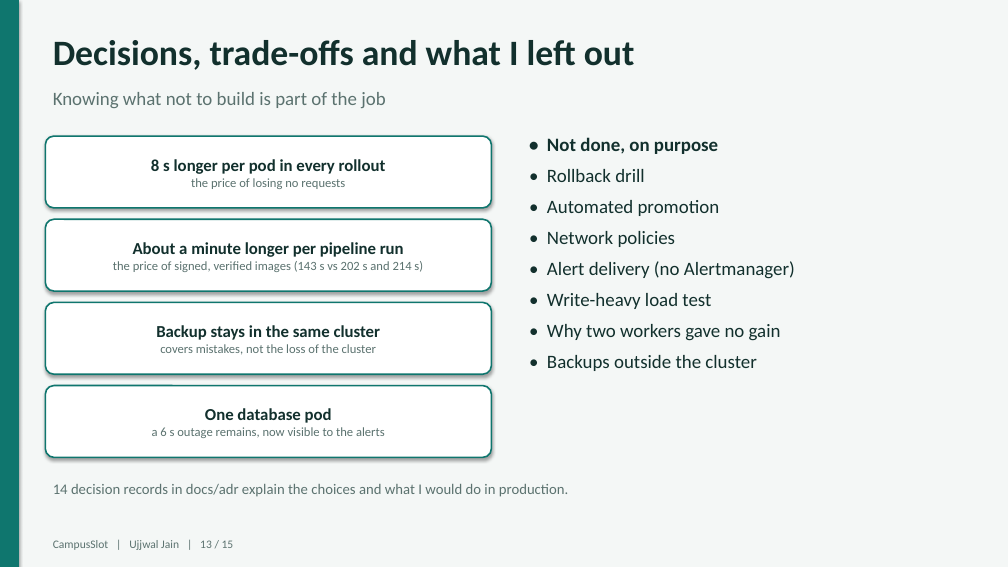
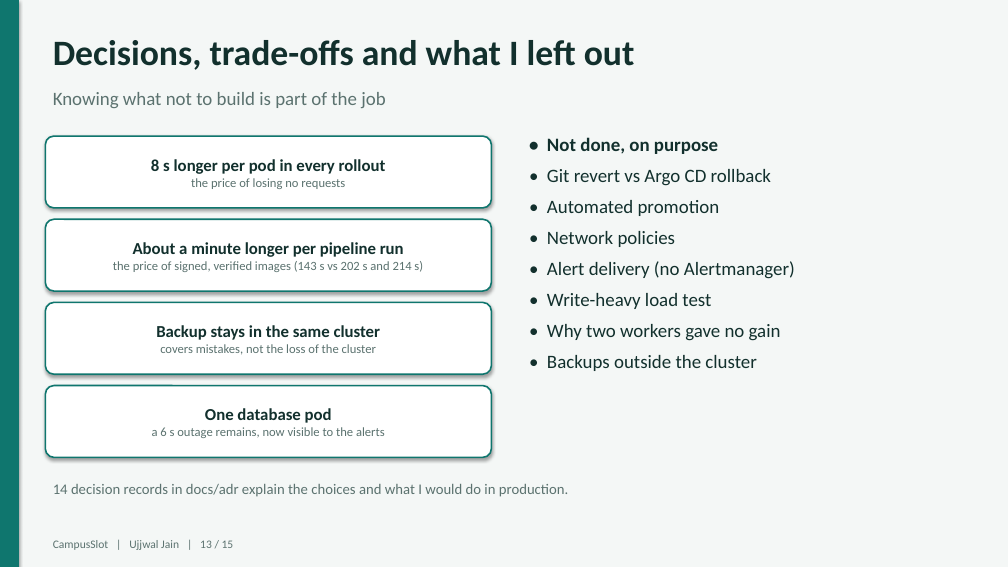
Before and after one commit to Ujjwaljain16/campusslot, a slide deck: slide 13 of docs/presentation/CampusSlot-final-presentation.pptx. Drawn at 1008x567 pixels with LibreOffice and Linux fonts; fonts in the diff are those of the drawing. Boxes give left, top, right and bottom in pixels: in the first picture for what was removed or moved away, otherwise in the second. Text is boxed around its words. In the diff, an @@ line names an element or a change of style, - is before the commit and + after.

Commit message:
Add the bad release drill: automatic rollback measured, with a control, and the demo guide (#17)
A deliberately broken release (the container listens on the wrong port) is deployed with helm upgrade
--atomic and a 60 s timeout chosen from measured rollouts. Three runs: first signal at 3.6 to 5.4 s,
automatic rollback at 62 s, previous release alone at 72 s, 0 of 4800 user requests failed. Without
--atomic the broken pod stays until a person acts. Adds the drill script, the transcripts, the demo
guide, and updates the README, the checklist and the deck.

```diff
--- a/docs/presentation/CampusSlot-final-presentation.pptx
+++ b/docs/presentation/CampusSlot-final-presentation.pptx
@@ text at [547, 169, 771, 186]: text changed @@
-• Rollback drill
+• Git revert vs Argo CD rollback
```
Also in this commit, not shown: 2 other slides changed, 14 other files.
